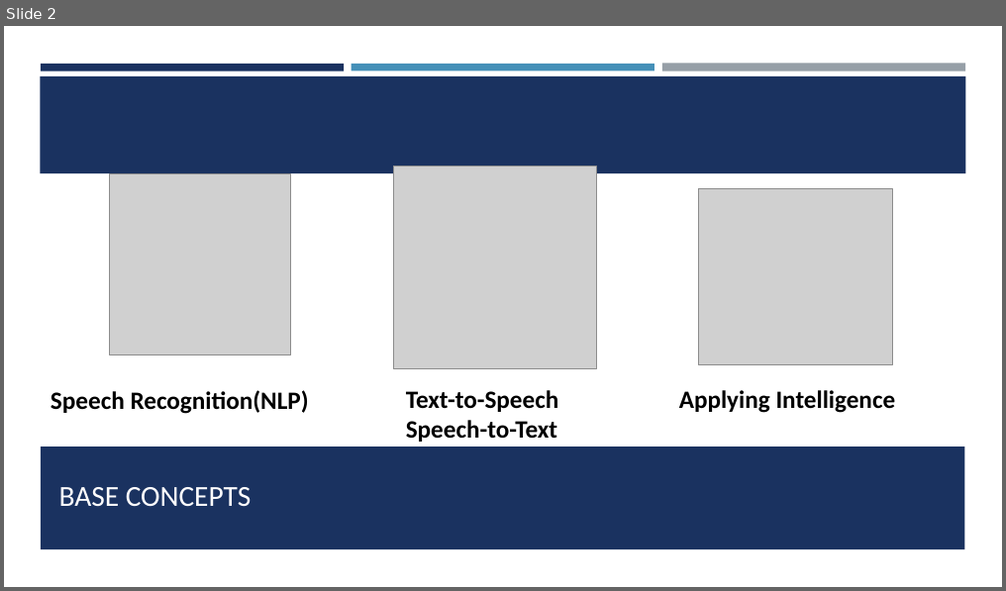
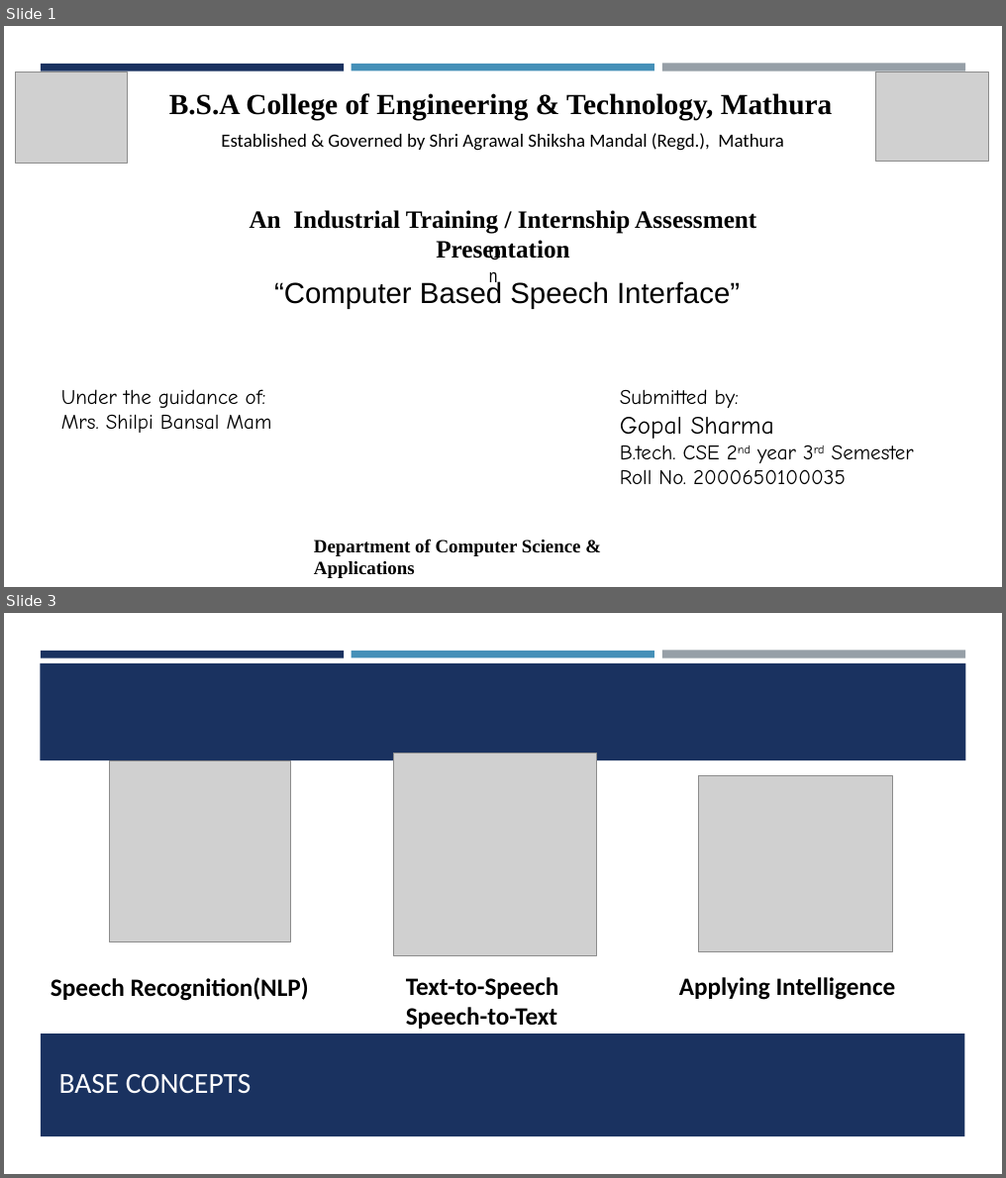
Before and after one commit to GopalSharma16/BROTHER-The-A.I., a slide deck: BROTHER.pptx. Shown one above the other, each under a label of ours: slide 2 before the commit, slides 1 and 3 after it; the slides between them are not shown. The pictures are 1006x591 and 1006x1178 pixels, drawn with LibreOffice and Linux fonts; fonts in the diff are those of the drawing; grey boxes stand for pictures. Boxes give left, top, right and bottom in pixels: in the first picture for what was removed or moved away, otherwise in the second. Text is boxed around its words. In the diff, an @@ line names an element or a change of style, - is before the commit and + after.

```diff
--- a/BROTHER.pptx
+++ b/BROTHER.pptx
@@ slide 1 added at <box>4,26,1002,587</box>, background #FFFFFF; not listed: 3 template elements that a slide beside it also shows @@
@@ picture added at <box>15,72,128,163</box> @@
@@ picture added at <box>876,73,988,162</box> @@
@@ text added at <box>169,93,833,120</box>, 28 pt, text #000000, bold @@
+B.S.A College of Engineering & Technology, Mathura
@@ text added at <box>221,133,783,151</box>, 18 pt, text #000000 @@
+Established & Governed by Shri Agrawal Shiksha Mandal (Regd.), Mathura
@@ text added at <box>250,210,756,260</box>, 24 pt, text #000000, bold @@
+An Industrial Training / Internship Assessment Presentation
@@ text added at <box>481,238,512,268</box>, 18 pt, text #000000 @@
+On
@@ text added at <box>274,280,740,309</box>, 28 pt, text #000000 @@
+“Computer Based Speech Interface”
@@ text added at <box>61,389,272,433</box>, 20 pt, text #000000 @@
+Under the guidance of:
+Mrs. Shilpi Bansal Mam
@@ text added at <box>620,389,914,484</box>, 20 pt, text #000000 @@
+Submitted by:
+Gopal Sharma
+B.tech. CSE 2nd year 3rd Semester
+Roll No. 2000650100035
@@ text added at <box>314,539,581,578</box>, 18 pt, text #000000, bold @@
+Department of Computer Science & Applications
@@ what was slide 2 is now slide 3 @@
```
Also in this commit, not shown: 3 slides changed, 1 other file.
